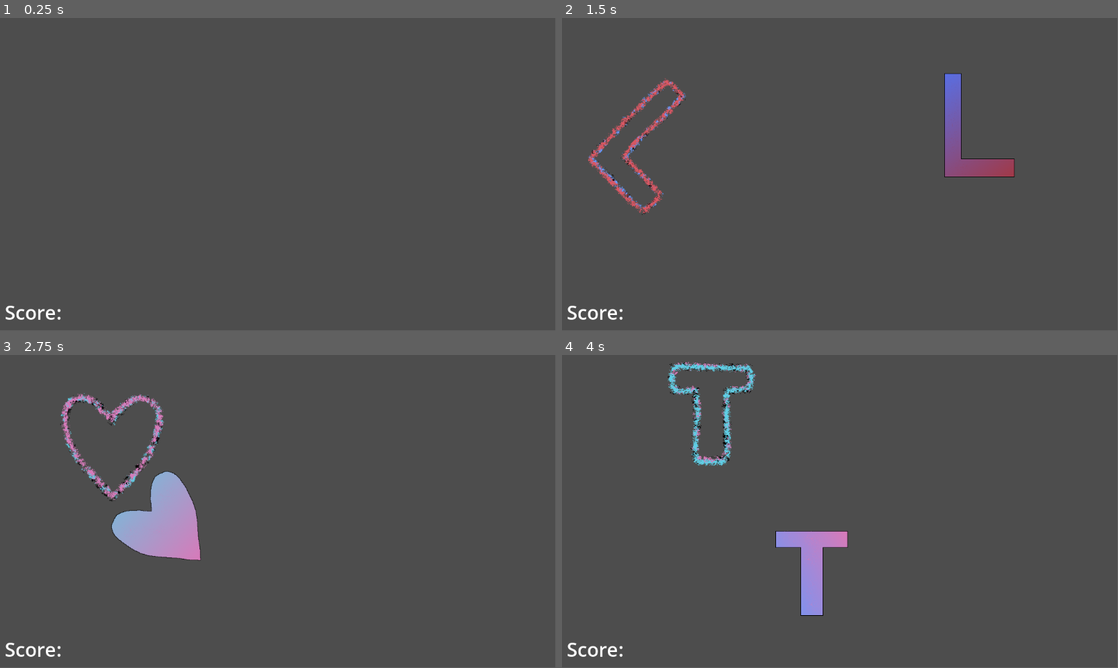
Above: before the commit, frames 1-4 (two rows, left to right).
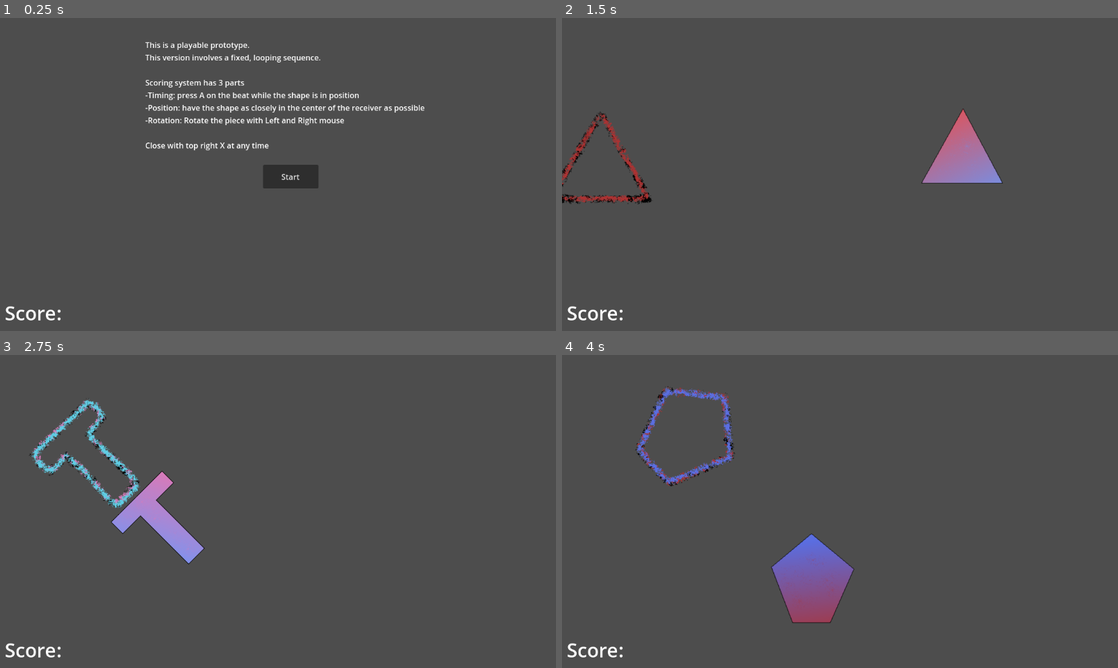
Above: after the commit, the same moments.

Repository: SucellosMusic/first-rhythm-game
Game: Godot game, scene res://Scenes/play_area.tscn
Two runs of this game, one before a commit and one after it. Both use one fixed random seed, a clock stepped at 60 frames per second and the inputs below. This scene is started directly instead of the project's main scene. Sound files missing from this copy of the repository are replaced by a short silence.
Inputs (mouse positions are in pixels of both pictures, inside the frame that each line leads up to):
- Up to frame 1 (0.25 s): no input
- Up to frame 2 (1.5 s): click (851, 177) at 0.5 s, where only the run after the commit has a clickable "Start"; tap Enter at 1.25 s; move the mouse to (962, 158) at 1.27 s; hold Right (ui_right) from 1.28 s (still down)
- Up to frame 3 (2.75 s): move the mouse to (166, 527) at 2.02 s; release Right (ui_right) at 2.03 s; hold Left (ui_left) from 2.03 s (still down)
- Up to frame 4 (4 s): move the mouse to (895, 442) at 2.77 s; release Left (ui_left) at 2.78 s; hold Right (ui_right) from 2.78 s (still down); move the mouse to (812, 574) at 3.52 s
In our replay, the window is 799x449 before the commit and 800x450 after it. These sizes can differ from the game's own. Grey fills any space a smaller window leaves; there, only what the larger window draws over its background counts as a difference.

The runs differ from the first frame. In frame 1, 2.9% of the frame differs, in the area x 1-77%, y 7-97%; in frame 2, 4.5%; in frame 3, 5.2%; in frame 4, 5.4%, in the area x 1-53%, y 2-97%.

Commit message:
playable prototype
setup playable prototype features including start button with instructions

Diff:
--- a/Scenes/play_area.tscn
+++ b/Scenes/play_area.tscn
@@ -41,13 +41,13 @@
 [node name="PlayerShapes" type="Node2D" parent="."]
 
 [node name="Player Equal Triangle" parent="PlayerShapes" instance=ExtResource("3_d4epq")]
-position = Vector2(-384, 151)
+position = Vector2(-616, -121)
 
 [node name="Player Heart" parent="PlayerShapes" instance=ExtResource("4_wynvf")]
 position = Vector2(369, -176)
 
 [node name="Player L" parent="PlayerShapes" instance=ExtResource("5_m5642")]
-position = Vector2(-149, 260)
+position = Vector2(-435, -96)
 
 [node name="Player Pentagon" parent="PlayerShapes" instance=ExtResource("6_jwqrm")]
 position = Vector2(115, -206)
@@ -59,7 +59,7 @@
 position = Vector2(669, -169)
 
 [node name="Player T" parent="PlayerShapes" instance=ExtResource("9_vbv5x")]
-position = Vector2(-291, 409)
+position = Vector2(-828, -154)
 
 [node name="Receivers" type="Node2D" parent="."]
 
@@ -86,7 +86,7 @@
 
 [node name="Path2D" type="Path2D" parent="."]
 position = Vector2(11.2751, -2.75674)
-scale = Vector2(0.996012, 1.03534)
+scale = Vector2(0.991, 1.03)
 curve = SubResource("Curve2D_j2n5h")
 
 [node name="PathFollow2D" type="PathFollow2D" parent="Path2D"]
@@ -113,4 +113,27 @@
 offset_bottom = 678.0
 label_settings = SubResource("LabelSettings_6gwfb")
 
+[node name="Button" type="Button" parent="."]
+offset_left = 545.0
+offset_top = 304.0
+offset_right = 660.0
+offset_bottom = 353.0
+text = "Start"
+
+[node name="Label" type="Label" parent="."]
+offset_left = 301.0
+offset_top = 44.0
+offset_right = 881.0
+offset_bottom = 275.0
+text = "This is a playable prototype.
+This version involves a fixed, looping sequence.
+
+Scoring system has 3 parts
+-Timing: press A on the beat while the shape is in position
+-Position: have the shape as closely in the center of the receiver as possible
+-Rotation: Rotate the piece with Left and Right mouse
+
+Close with top right X at any time"
+
 [connection signal="timeout" from="Beats" to="." method="_on_in_timer_timeout"]
+[connection signal="pressed" from="Button" to="." method="_on_button_pressed"]
--- a/Scripts/controller.gd
+++ b/Scripts/controller.gd
@@ -1,13 +1,10 @@
 extends Node2D
 
-# Called every frame. 'delta' is the elapsed time since the previous frame.
+
+
 func _process(_float) -> void:
-
 	var currRot = self.get_rotation_degrees()
-
 	if (Input.is_action_just_pressed("ui_left") || Input.is_action_just_pressed("ui_mouse_left_click")):
 		self.set_rotation_degrees(currRot-45)
-
-
 	if (Input.is_action_just_pressed("ui_right") || Input.is_action_just_pressed("ui_mouse_right_click")):
 		self.set_rotation_degrees(currRot+45)
--- a/Scripts/play_area.gd
+++ b/Scripts/play_area.gd
@@ -1,4 +1,9 @@
 extends Node2D
+
+#button
+@onready var startButton : Button = $Button
+@onready var instructions : Label = $Label
+@onready var canStart : bool = false
 
 #Audio
 @onready var audioPlayer : AudioStreamPlayer = $AudioStreamPlayer
@@ -11,6 +16,14 @@
 @onready var pathFollow : PathFollow2D = $"Path2D/PathFollow2D"
 @onready var receiverPos : Node2D = $"Path2D/PathFollow2D/Receiver Positioner"
 
+#Sequences
+@export_range(0, 6) var receiverPattern : Array[int];
+@export_range(-90, 180, 45) var receiverOrientation : Array[int]
+var selection : int;
+var currSelection : int;
+var prevSelection : int;
+var currRotation : int = 0
+
 #collision detectors
 var shapePerf : Array[Area2D] = []
 var shapeGreat : Array[Area2D] = []
@@ -21,19 +34,11 @@
 @export var bpm : float;
 @onready var beats : float = (1/bpm)*60
 @onready var beatTimer : Timer = $Beats
-var beatCount : int = 0
-var CurrGameTime : float;
 
 #misc var
 @onready var shapeSTORAGE = Vector2(-500, 400)
 @onready var receiverSTORAGE = Vector2(-500, 150)
 var recAnimate : Array[AnimatedSprite2D] = []
-@export_range(0, 6) var receiverPattern : Array[int];
-@export_range(-90, 180, 45) var receiverOrientation : Array[int]
-var selection : int = 0
-var currSelection : int = 0
-var prevSelection : int = 0
-var currRotation : int = 0
 
 #scoring
 @onready var scoreDisplay : Label = $"Score Int"
@@ -45,7 +50,6 @@
 
 
 func _ready() ->void:
-	Input.set_mouse_mode(Input.MOUSE_MODE_HIDDEN)
 	for s in shapes:
 		s.position = shapeSTORAGE
 		shapePerf.append(s.get_child(1))
@@ -59,8 +63,14 @@
 	for ra in recAnimate:
 		ra.play()
 
+
+func _on_button_pressed() -> void:
+	canStart = true
+	Input.set_mouse_mode(Input.MOUSE_MODE_HIDDEN)
 	audioPlayer.play()
 	beatTimer.start(syncToStart + .1)
+	startButton.hide()
+	instructions.hide()
 
 
 func get_score() -> void:
@@ -102,7 +112,6 @@
 			get_score()
 			scoreDisplay.text = str(totalScore)
 
-
 func next_shape() -> void:
 	prevSelection = currSelection
 	if selection == 6:
@@ -112,45 +121,16 @@
 	currSelection = receiverPattern[selection]
 	currRotation = receiverOrientation[selection]
 
-
 func _on_in_timer_timeout() -> void:
 	beatTimer.start(beats)
 	next_shape()
 	takeScore = true
 	pathFollow.progress += 50
 
-	if beatCount == 4:
-		beatCount = 1
-	else:
-		beatCount += 1
-
-	CurrGameTime += beats
-	print("audio time: ", roundi(audioPlayer.get_playback_position()), "game time: ", roundi(CurrGameTime))
-
-
 func _process(delta: float) -> void:
-	match beatCount:
-		1:
-			receivers[prevSelection].position = receiverSTORAGE
-			shapes[prevSelection].position = shapeSTORAGE
-			receivers[currSelection].position = receiverPos.global_position
-			receivers[currSelection].rotation_degrees = currRotation
-			shapes[currSelection].position = get_local_mouse_position()
-		2:
-			shapes[prevSelection].position = shapeSTORAGE
-			receivers[prevSelection].position = receiverSTORAGE
-			receivers[currSelection].position = receiverPos.global_position
-			receivers[currSelection].rotation_degrees = currRotation
-			shapes[currSelection].position = get_local_mouse_position()
-		3:
-			shapes[prevSelection].position = shapeSTORAGE
-			receivers[prevSelection].position = receiverSTORAGE
-			receivers[currSelection].position = receiverPos.global_position
-			receivers[currSelection].rotation_degrees = currRotation
-			shapes[currSelection].position = get_local_mouse_position()
-		4:
-			shapes[prevSelection].position = shapeSTORAGE
-			receivers[prevSelection].position = receiverSTORAGE
-			receivers[currSelection].position = receiverPos.global_position
-			receivers[currSelection].rotation_degrees = currRotation
-			shapes[currSelection].position = get_local_mouse_position()
+	if canStart:
+		receivers[prevSelection].position = receiverSTORAGE
+		shapes[prevSelection].position = shapeSTORAGE
+		receivers[currSelection].position = receiverPos.global_position
+		receivers[currSelection].rotation_degrees = currRotation
+		shapes[currSelection].position = get_local_mouse_position()
--- a/project.godot
+++ b/project.godot
@@ -14,6 +14,10 @@
 run/main_scene="res://Scenes/Assigned Shapes/player_equal_triangle.tscn"
 config/features=PackedStringArray("4.3", "Forward Plus")
 config/icon="res://icon.svg"
+
+[display]
+
+window/stretch/mode="viewport"
 
 [input]
 
Not shown: 1 places in Scenes/play_area.tscn that only renumber resources
